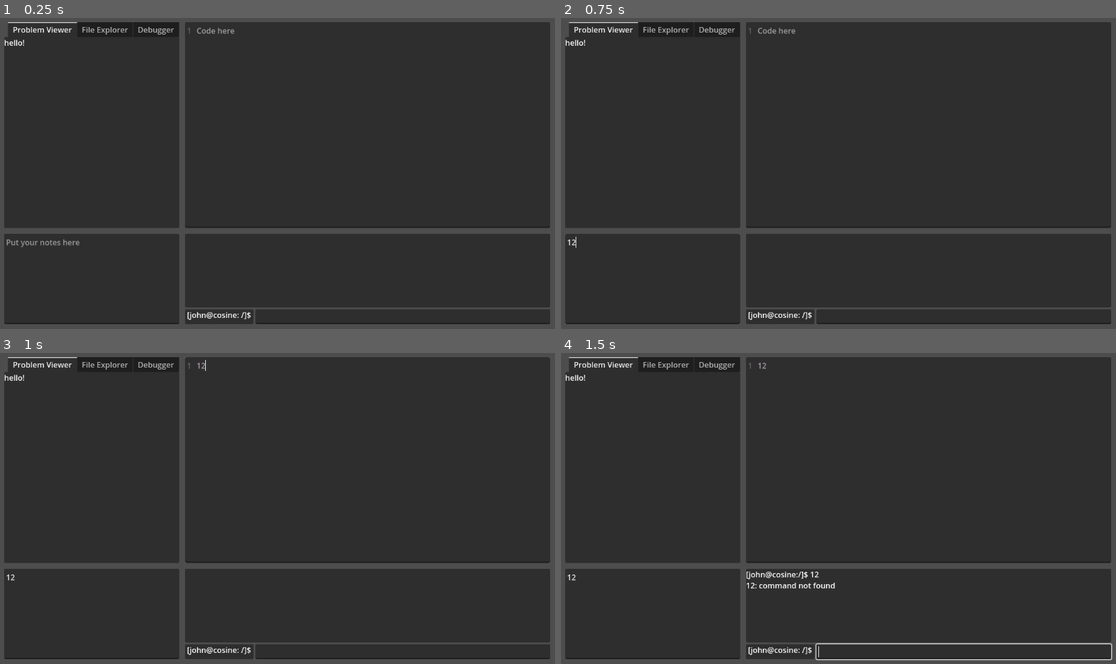
Above: before the commit, frames 1-4 (two rows, left to right).
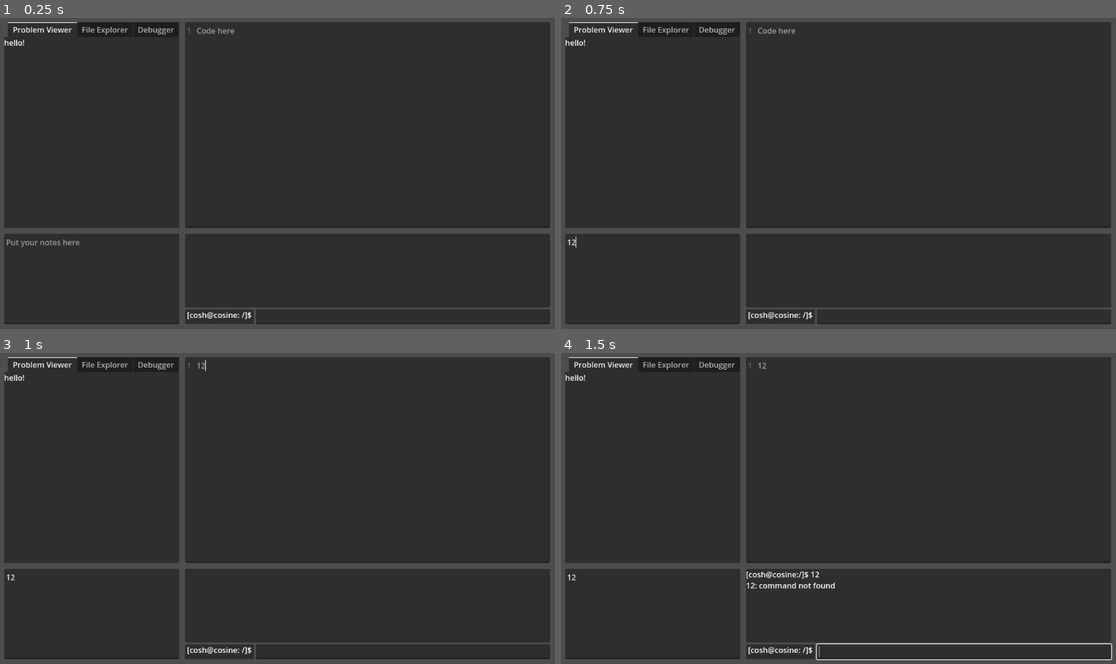
Above: after the commit, the same moments.

Repository: 46768/nsc2025
Game: Godot game, scene res://main.tscn
Same seed, same stepped clock (60 frames per second), same inputs: the game is played once before the commit and once after it.
Inputs (mouse positions are in pixels of both pictures, inside the frame that each line leads up to):
- Up to frame 1 (0.25 s): no input
- Up to frame 2 (0.75 s): click (655, 279) at 0.52 s; type "12" at 0.6 s
- Up to frame 3 (1 s): click (366, 458) at 0.75 s; type "12" at 0.83 s; click (405, 651) at 0.98 s
- Up to frame 4 (1.5 s): type "12" at 1.07 s; tap Enter at 1.25 s

The runs differ from the first frame. In frame 1, 0.1% of the frame differs, in the area x 33-47%, y 94-99%; in frame 2, 0.1%; in frame 3, 0.1%; in frame 4, 0.3%, in the area x 33-47%, y 70-99%.

Commit message:
feat(shell): added shell modules

Diff:
--- a/project.godot
+++ b/project.godot
@@ -21,6 +21,10 @@
 
 PythonBinding="*res://scripts/python-binding/python-binding.gd"
 
+[editor]
+
+script/templates_search_path="res://script-templates"
+
 [rendering]
 
 renderer/rendering_method="gl_compatibility"
--- /dev/null
+++ b/script-templates/Node/module-template.gd
@@ -0,0 +1,6 @@
+class_name COSHModuleTemplate
+extends COSHModule
+
+func _init() -> void:
+	module_name = ""
+	commands = {}
--- a/scripts/IDE/console.gd
+++ b/scripts/IDE/console.gd
@@ -10,11 +10,13 @@
 func _ready() -> void:
 	vfs = VFS.new()
 	shell = COSH.new(vfs)
+	COSHTestModule.new().install_module(shell)
+
 	output = $ConsoleOutput/ConsoleOutputText
 	cmd_input = $ConsoleInput/ConsoleInputLine
 	cwd_label = $ConsoleInput/ConsoleCWD/CWDText
 
-	cwd_label.text = " [%s@%s: %s]$ " % [shell.shell_user, shell.shell_machine, shell.get_cwd_string()]
+	cwd_label.text = " [%s@%s: %s]$ " % [shell.shell_user, shell.shell_machine, shell.cwd]
 
 
 func _run_command(input: String) -> void:
@@ -25,4 +27,4 @@
 		shell.run_command("", [])
 	output.text = shell.output_buffer
 	cmd_input.text = ""
-	cwd_label.text = " [%s@%s: %s]$ " % [shell.shell_user, shell.shell_machine, shell.get_cwd_string()]
+	cwd_label.text = " [%s@%s: %s]$ " % [shell.shell_user, shell.shell_machine, shell.cwd]
--- a/scripts/core/vfs.gd
+++ b/scripts/core/vfs.gd
@@ -1,80 +1,97 @@
 class_name VFS
 extends Object
 
-const DIR_NOT_FOUND: Dictionary = {"NOT_FOUND": 1}
 
-const ERR_BLOCK_EXIST: int = 1
-const ERR_BLOCK_NOT_EXIST: int = 2
+enum RET_CODE { SUCCESS, ERR }
+enum FileType { FILE, DIRECTORY }
 
 var data: Dictionary
-
-func split_path(path: String) -> PackedStringArray:
-	return path.split("/", false)
-
-
-func dir_exists(path_blocks: PackedStringArray) -> bool:
-	var current: Dictionary = data
-
-	for block_idx in range(path_blocks.size()):
-		var block = path_blocks[block_idx]
-		if current.has(block) and current[block] is String:
-			return false
-		if not current.has(block):
-			return false
-		current = current[block]
-	return true
-
-func get_dir(path_blocks: PackedStringArray) -> Dictionary:
-	var current: Dictionary = data
-
-	for block_idx in range(path_blocks.size()):
-		var block = path_blocks[block_idx]
-		if current.has(block) and current[block] is String:
-			return DIR_NOT_FOUND
-		if not current.has(block):
-			return DIR_NOT_FOUND
-		current = current[block]
-	return current
-
-func mkdir(path: String) -> int:
-	var path_blocks: PackedStringArray = split_path(path)
-	var parent_dir: Dictionary = get_dir(path_blocks.slice(0, -1))
-	if parent_dir.recursive_equal(DIR_NOT_FOUND, 2):
-		return ERR_BLOCK_NOT_EXIST
-	if parent_dir.has(path_blocks[-1]):
-		return ERR_BLOCK_EXIST
-
-
-	parent_dir[path_blocks[-1]] = {}
-	return 0
-
-
-func write_file(path: String, content: String) -> int:
-	var path_blocks: PackedStringArray = split_path(path)
-	var parent_dir: Dictionary = get_dir(path_blocks.slice(0, -1))
-	if parent_dir.recursive_equal(DIR_NOT_FOUND, 2):
-		return ERR_BLOCK_NOT_EXIST
-
-	parent_dir[path_blocks[path_blocks.size()-1]] = content
-	return 0
-
-
-func read_file(path: String) -> String:
-	var path_blocks: PackedStringArray = split_path(path)
-	var parent_dir: Dictionary = get_dir(path_blocks.slice(0, -1))
-
-	return parent_dir[path_blocks[-1]]
-
-
-func delete_block(path: String) -> int:
-	var path_blocks: PackedStringArray = split_path(path)
-	var parent_dir: Dictionary = get_dir(path_blocks.slice(0, -1))
-	if parent_dir.recursive_equal(DIR_NOT_FOUND, 2):
-		return ERR_BLOCK_NOT_EXIST
-
-	parent_dir.erase(path_blocks[-1])
-	return 0
 
 
 func _init(init_data = {}) -> void:
 	data = init_data
+	data["/"] = _create_block(VFS.FileType.DIRECTORY)
+
+
+func _create_block(ftype: FileType) -> Dictionary:
+	return {
+		type = ftype,
+		content = "" if ftype == FileType.FILE else {}
+	}
+
+
+func get_parent(path: String) -> String:
+	return "/"+"/".join(path.split("/", false).slice(0, -1))
+
+
+func get_basename(path: String) -> String:
+	return path.split("/", false)[-1]
+
+
+func block_exists(path: String) -> bool:
+	return data.has(path)
+
+
+func get_block(path: String) -> Dictionary:
+	return data[path]
+
+
+func delete_block(path: String) -> RET_CODE:
+	if not block_exists(path):
+		return RET_CODE.ERR
+	if path == "/":
+		return RET_CODE.ERR
+	var bfs_queue: PackedStringArray = PackedStringArray([path])
+	while not bfs_queue.is_empty():
+		var current_path: String = bfs_queue[0]
+		bfs_queue.remove_at(0)
+		var current_block: Dictionary = get_block(current_path)
+		if (current_block.type as FileType) == FileType.DIRECTORY:
+			bfs_queue.append_array((current_block.content as Dictionary).keys())
+		data.erase(current_path)
+	(get_block(get_parent(path)).content as Dictionary).erase(path)
+	return RET_CODE.SUCCESS
+
+
+func mkdir(path: String) -> RET_CODE:
+	var parent_path: String = get_parent(path)
+	if block_exists(path):
+		return RET_CODE.ERR
+	if not block_exists(parent_path):
+		mkdir(parent_path)
+	var parent: Dictionary = get_block(parent_path)
+	if parent.type == FileType.FILE:
+		return RET_CODE.ERR
+
+	data[path] = _create_block(FileType.DIRECTORY)
+	parent.content[path] = true # Unused value to add key to dict
+
+	return RET_CODE.SUCCESS
+
+
+func write_file(path: String, content: String) -> RET_CODE:
+	var parent_path: String = get_parent(path)
+	if not block_exists(parent_path):
+		mkdir(parent_path)
+	var parent: Dictionary = get_block(parent_path)
+	if (parent.type as FileType) == FileType.FILE:
+		return RET_CODE.ERR
+	if not block_exists(path):
+		data[path] = _create_block(FileType.FILE)
+		parent.content[path] = true
+	var file = get_block(path)
+	if (file.type as FileType) == FileType.DIRECTORY:
+		return RET_CODE.ERR
+	file.content = content
+
+	return RET_CODE.SUCCESS
+
+
+func read_file(path: String) -> String:
+	if not block_exists(path):
+		return ""
+	var file = get_block(path)
+	if (file.type as FileType) == FileType.DIRECTORY:
+		return ""
+
+	return file.content
--- /dev/null
+++ b/scripts/cosh/cosh-module.gd
@@ -0,0 +1,24 @@
+class_name COSHModule
+extends Object
+
+
+var module_name: String = ""
+var commands: Dictionary = {}
+
+
+func install_module(shell: COSH) -> bool:
+	if shell.module_reg.has(module_name):
+		return false
+	shell.add_module_registry(module_name)
+	for cmd in commands.keys():
+		shell.set_command(cmd, commands[cmd])
+	return true
+
+
+func uninstall_module(shell: COSH) -> bool:
+	if not shell.module_reg.has(module_name):
+		return false
+	shell.remove_module_registry(module_name)
+	for cmd in commands.keys():
+		shell.delete_command(cmd)
+	return true
--- a/scripts/cosh/cosh.gd
+++ b/scripts/cosh/cosh.gd
@@ -1,28 +1,30 @@
 class_name COSH
 extends Object
 
+
 var attached_vfs: VFS
-var parent_dir: Dictionary
-var current_dir: Dictionary
-var cwd: PackedStringArray
+var cwd: String
 
 var shell_user: String
 var shell_machine: String
 
+var module_reg: Dictionary
+var command_reg: Dictionary
+
 var output_buffer: String
-var command_reg: Dictionary
+
 
 func _init(vfs: VFS) -> void:
 	attached_vfs = vfs
-	parent_dir = vfs.data
-	current_dir = vfs.data
-	cwd = PackedStringArray([])
+	cwd = "/"
 
-	shell_user = "john"
+	shell_user = "cosh"
 	shell_machine = "cosine"
 
+	module_reg = {}
+	command_reg = {}
+
 	output_buffer = ""
-	command_reg = {}
 
 	set_command("cd", __cosh_cd)
 	set_command("echo", __cosh_echo)
@@ -45,106 +47,123 @@
 	var appending_string: String = "[%s@%s:%s]$ %s\n" % [
 		shell_user,
 		shell_machine,
-		get_cwd_string(),
+		cwd,
 		cmd + " " + " ".join(arg),
 	]
 	if cmd == "":
 		pass
 	elif cmd in command_reg:
-		appending_string += str(command_reg[cmd].call(arg))
+		appending_string += str(command_reg[cmd].call(self, arg))
 	else:
 		appending_string += "%s: command not found\n" % cmd
 	output_buffer += appending_string + "\n"
 
 
-func update_cwd() -> int:
-	var temp_current: Dictionary = attached_vfs.get_dir(cwd)
-	if temp_current in attached_vfs.DIR_NOT_FOUND:
-		return 1
-	current_dir = temp_current
-	parent_dir = attached_vfs.get_dir(cwd.slice(0, -1))
-	return 0
+func add_module_registry(module_name: String):
+	module_reg[module_name] = true
 
 
-func get_cwd_string() -> String:
-	return "/" + "/".join(cwd)
+func remove_module_registry(module_name: String):
+	module_reg.erase(module_name)
 
 
 # Builtin programs
 
-func __cosh_cd(child_packed: PackedStringArray) -> String:
-	if child_packed.is_empty():
+func __cosh_cd(shell: COSH, args: PackedStringArray) -> String:
+	if args.is_empty():
 		return "cd: missing path\n"
 
-	var child = child_packed[0]
-	var new_cwd = cwd.duplicate()
+	var path = args[0]
+	var new_cwd = shell.cwd
 
-	if child == ".":
+	if path == ".":
 		return ""
-	elif child == "..":
-		new_cwd = cwd.slice(0, -1)
-	elif child.begins_with("/"):
-		new_cwd = attached_vfs.split_path(child)
+	elif path == "..":
+		new_cwd = shell.attached_vfs.get_parent(cwd)
+	elif path.begins_with("/"):
+		new_cwd = path
 	else:
-		var child_blocks: PackedStringArray = attached_vfs.split_path(child)
-		new_cwd.append_array(child_blocks)
+		new_cwd += ("" if shell.cwd.ends_with("/") else "/") + path
 
-	if attached_vfs.dir_exists(new_cwd):
-		cwd = new_cwd
-		update_cwd()
+	var new_cwd_is_dir: bool = (shell.attached_vfs.get_block(new_cwd).type as VFS.FileType) == VFS.FileType.DIRECTORY
+	if shell.attached_vfs.block_exists(new_cwd) and new_cwd_is_dir:
+		shell.cwd = new_cwd
 		return ""
+	elif not new_cwd_is_dir:
+		return "cd: %s: Not a directory" % path
 	else:
 		return "cd: directory not found\n"
 
 
-func __cosh_echo(text: PackedStringArray):
-	return " ".join(text) + "\n"
+func __cosh_echo(_shell: COSH, args: PackedStringArray):
+	return " ".join(args) + "\n"
 
 
-func __cosh_clear(_unused: PackedStringArray):
-	output_buffer = ""
+func __cosh_clear(shell: COSH, _args: PackedStringArray):
+	shell.output_buffer = ""
 	return ""
 
 
-func __cosh_mkdir(path_packed: PackedStringArray):
-	if path_packed.is_empty():
+func __cosh_mkdir(shell: COSH, args: PackedStringArray):
+	if args.is_empty():
 		return "mkdir: missing path\n"
 
-	var path = path_packed[0]
-	var new_cwd = cwd.duplicate()
+	var path: String = args[0]
+	var dir_path: String = shell.cwd
 
 	if path.begins_with("/"):
-		new_cwd = attached_vfs.split_path(path)
+		dir_path = path
 	else:
-		var path_blocks: PackedStringArray = attached_vfs.split_path(path)
-		new_cwd.append_array(path_blocks)
+		dir_path += ("" if shell.cwd.ends_with("/") else "/") + path
 
-	var mkdir_res: int = attached_vfs.mkdir("/"+"/".join(new_cwd))
-	if mkdir_res == attached_vfs.ERR_BLOCK_EXIST:
+	var mkdir_res: VFS.RET_CODE = attached_vfs.mkdir(dir_path)
+	if mkdir_res == shell.attached_vfs.RET_CODE.ERR:
 		return "mkdir: cannot create directory '%s': File exists\n" % path
 	else:
 		return ""
 
 
-func __cosh_touch(path: PackedStringArray):
-	pass
+func __cosh_touch(shell: COSH, args: PackedStringArray):
+	if args.is_empty():
+		return "touch: missing file operand\n"
+	var path: String = args[0]
+	path = path if path.begins_with("/") else shell.cwd + ("" if shell.cwd.ends_with("/") else "/") + path
+	if not shell.attached_vfs.block_exists(path):
+		shell.attached_vfs.write_file(path, "")
+
+	return ""
 
 
-func __cosh_rm(path: PackedStringArray):
-	pass
+func __cosh_rm(shell: COSH, args: PackedStringArray):
+	if args.is_empty():
+		return "rm: missing operand\n"
+	var path: String = args[0]
+	var flags: String = ""
+	if "-r" in args:
+		flags = args[0]
+		path = args[1]
+	path = path if path.begins_with("/") else shell.cwd + ("" if cwd.ends_with("/") else "/") + path
+	if path == "/":
+		return "rm: [color=red]Error: Deleting / will cause irreversable damage to the file system[/color]\n"
+	var is_dir: bool = (shell.attached_vfs.get_block(path).type as VFS.FileType) == VFS.FileType.DIRECTORY
+	if "r" not in flags and is_dir:
+		return "rm: cannot remove '%s': Is a directory" % path
+
+	var ret_code: VFS.RET_CODE = shell.attached_vfs.delete_block(path)
+	if ret_code == VFS.RET_CODE.ERR:
+		return "rm: cannot remove '%s': No such file or directory" % path
+	return ""
 
 
-func __cosh_ls(path_packed: PackedStringArray):
-	var path: PackedStringArray
-	if path_packed.is_empty():
-		path = cwd
-	else:
-		path = attached_vfs.split_path(path_packed[0])
-	var dir: Dictionary = attached_vfs.get_dir(path)
+func __cosh_ls(shell: COSH, args: PackedStringArray):
+	var path: String = shell.cwd if args.is_empty() else args[0]
+	path = path if path.begins_with("/") else shell.cwd + ("" if cwd.ends_with("/") else "/") + path
+	var dir: Dictionary = shell.attached_vfs.get_block(path)
 	var ret_string_arr: PackedStringArray = PackedStringArray([])
-	for block in dir.keys():
-		if dir[block] is Dictionary:
-			ret_string_arr.append("[color=7fb4ca]%s[/color]" % block)
+	for block in (dir.content as Dictionary).keys():
+		var basename: String = shell.attached_vfs.get_basename(block)
+		if (shell.attached_vfs.get_block(block).type as VFS.FileType) == VFS.FileType.DIRECTORY:
+			ret_string_arr.append("[color=7fb4ca]%s[/color]" % basename)
 		else:
-			ret_string_arr.append(block)
+			ret_string_arr.append(basename)
 	return " ".join(ret_string_arr)
--- /dev/null
+++ b/scripts/cosh/modules/test_module.gd
@@ -0,0 +1,12 @@
+class_name COSHTestModule
+extends COSHModule
+
+func _init() -> void:
+	module_name = "Test Module"
+	commands = {
+		"test-shell": test_shell
+	}
+
+
+func test_shell(_shell: COSH, _args: PackedStringArray) -> String:
+	return "Hello!\n"
